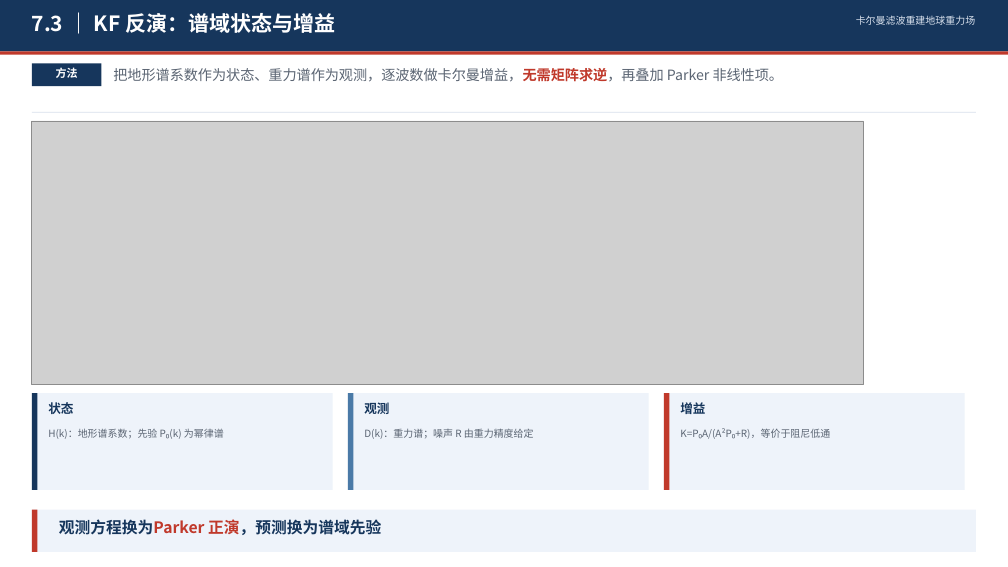
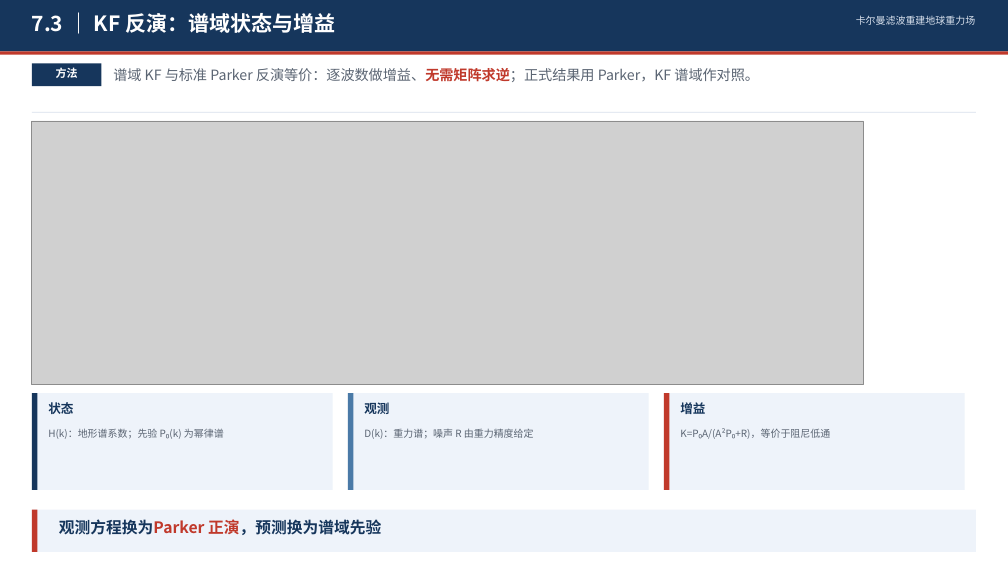
Before and after one commit to shuyunkai/kalman_gravity, a slide deck: slide 14 of ppt/卡尔曼滤波重建地球重力场_含研究内容.pptx. Drawn at 1008x567 pixels with LibreOffice and Linux fonts; fonts in the diff are those of the drawing; grey boxes stand for pictures. Boxes give left, top, right and bottom in pixels: in the first picture for what was removed or moved away, otherwise in the second. Text is boxed around its words. In the diff, an @@ line names an element or a change of style, - is before the commit and + after.

Commit message:
feat: 反演改用标准 Parker, 统一方法流程图
- KF 场输入 Parker, 112/190/363/372 m, corr 0.80
- 6.2 三支路合并为一张流程图
- 7.3 说明 Parker 与谱域 KF 等价

```diff
--- a/ppt/卡尔曼滤波重建地球重力场_含研究内容.pptx
+++ b/ppt/卡尔曼滤波重建地球重力场_含研究内容.pptx
@@ text at (113, 68, 759, 82): text changed @@
-把地形谱系数作为状态、重力谱作为观测，逐波数做卡尔曼增益，无需矩阵求逆，再叠加 Parker 非线性项。
+谱域 KF 与标准 Parker 反演等价：逐波数做增益、无需矩阵求逆；正式结果用 Parker，KF 谱域作对照。
```
Also in this commit, not shown: 2 other slides changed, 5 other files.
